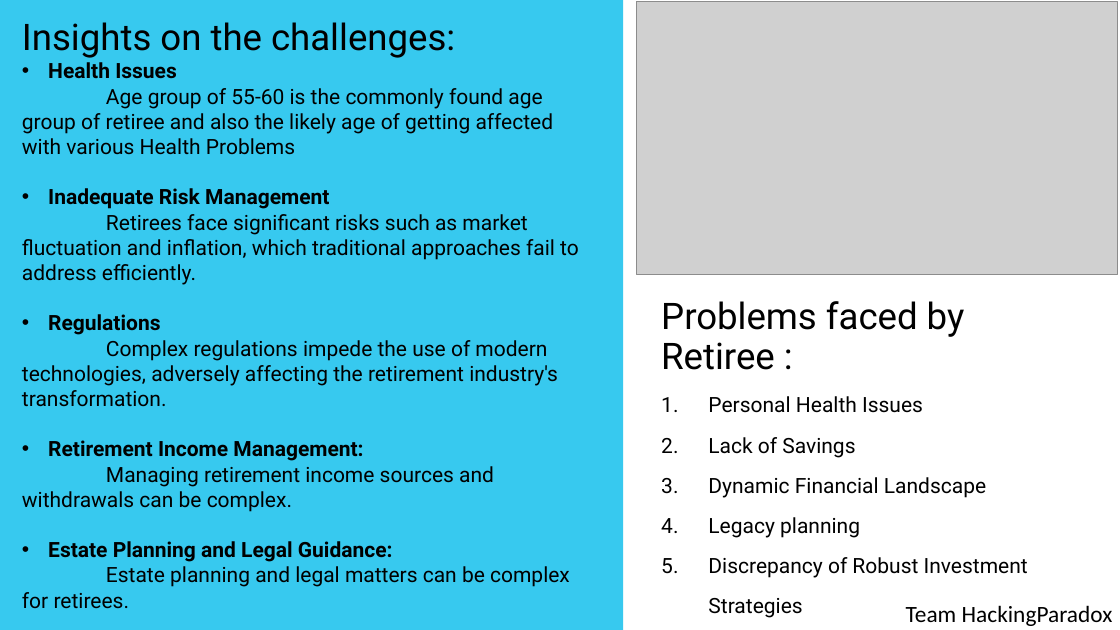
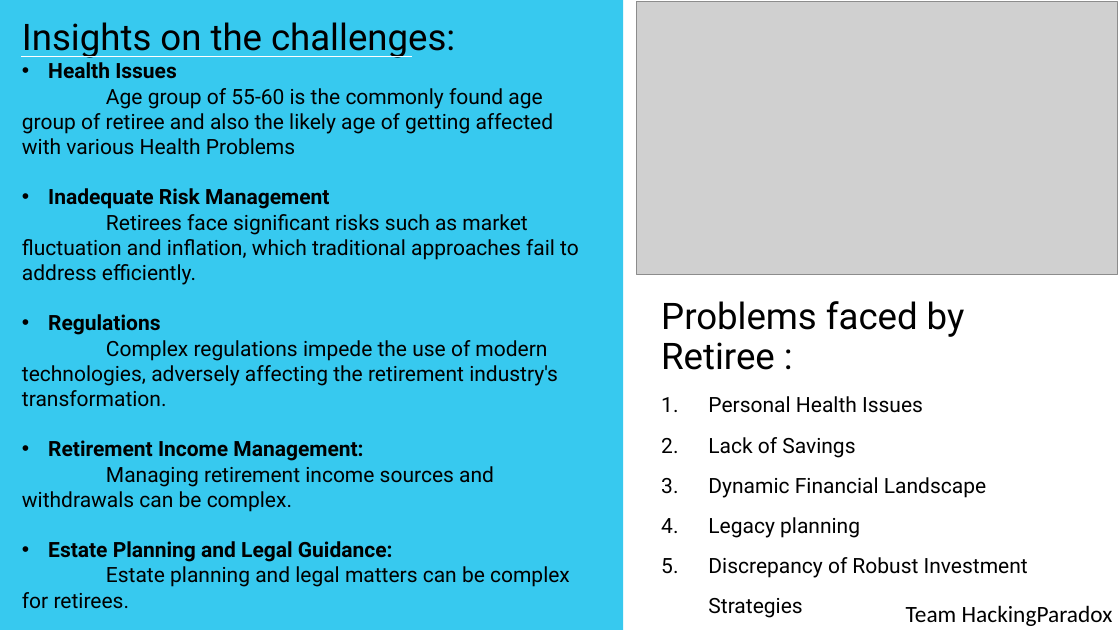
Before and after one commit to satyacodermk/T3_AI_Hackathon_Team_HackingParadox, a slide deck: slide 2 of Prototype.pptx. Drawn at 1120x630 pixels with LibreOffice and Linux fonts; fonts in the diff are those of the drawing; grey boxes stand for pictures. Boxes give left, top, right and bottom in pixels: in the first picture for what was removed or moved away, otherwise in the second. Text is boxed around its words. In the diff, an @@ line names an element or a change of style, - is before the commit and + after.

```diff
--- a/Prototype.pptx
+++ b/Prototype.pptx
@@ line added from (22, 56) to (412, 56), #FFFFFF 1.5 pt @@
```
Also in this commit, not shown: 6 other slides changed, 3 slides added, 5 slides removed, 8 other files.
